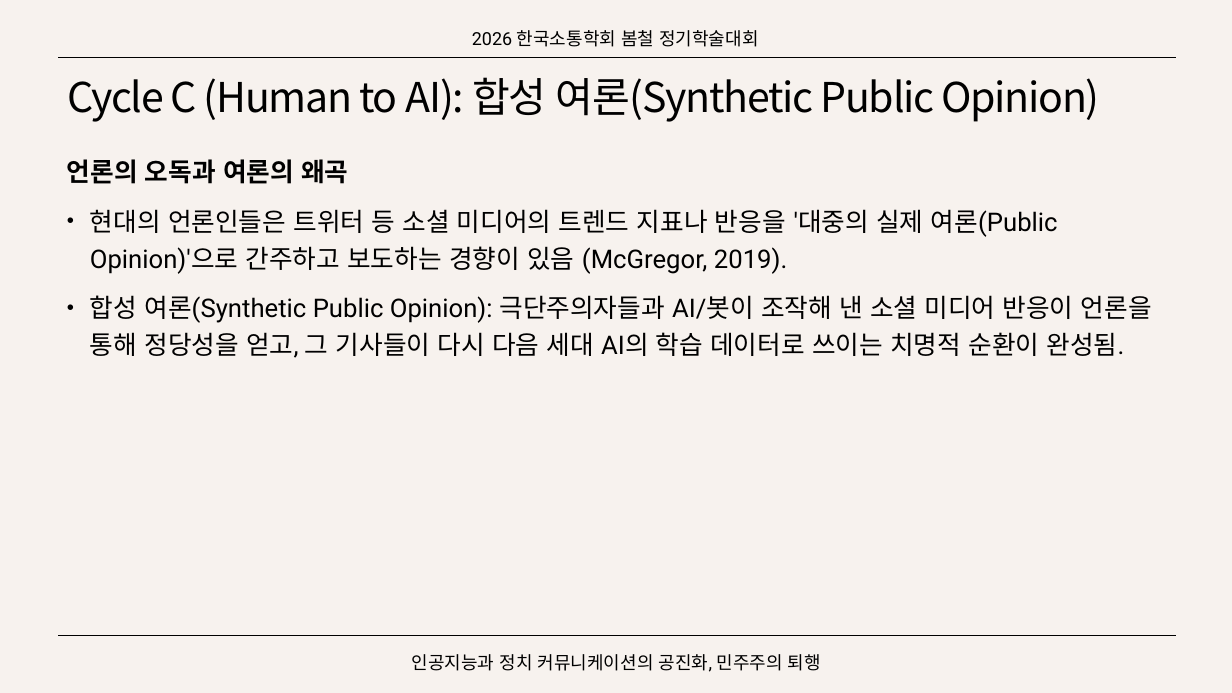
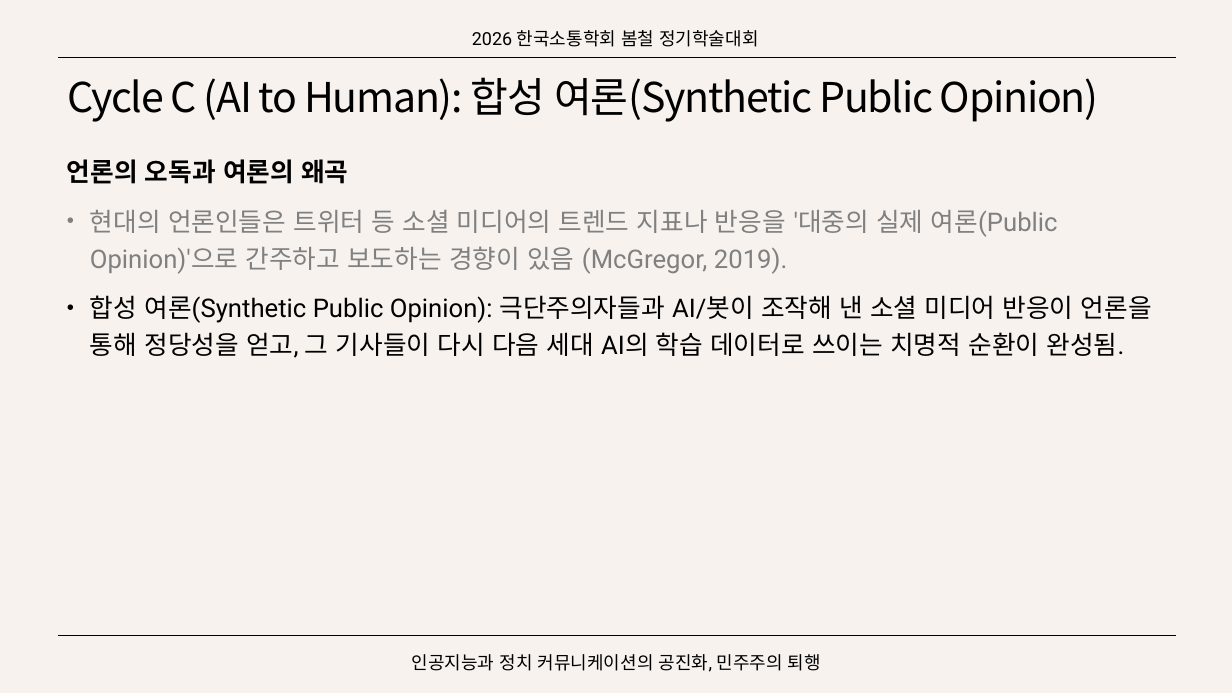
Before and after one commit to SongJongbeen/26-1, a slide deck: slide 9 of mac539/wk13_0527/presentation/13주 발제_송종빈.pptx. Drawn at 1232x693 pixels with LibreOffice and Linux fonts; fonts in the diff are those of the drawing. Boxes give left, top, right and bottom in pixels: in the first picture for what was removed or moved away, otherwise in the second. Text is boxed around its words. In the diff, an @@ line names an element or a change of style, - is before the commit and + after.

```diff
--- a/mac539/wk13_0527/presentation/13주 발제_송종빈.pptx
+++ b/mac539/wk13_0527/presentation/13주 발제_송종빈.pptx
@@ title at bbox=[67, 77, 1099, 122]: text changed @@
-Cycle C (Human to AI): 합성 여론(Synthetic Public Opinion)
+Cycle C (AI to Human): 합성 여론(Synthetic Public Opinion)
@@ text at bbox=[90, 210, 1058, 274]: text colour #000000 to #808080 in "현대의 언론인들은 트위터 등 소셜 미디어의 트렌드 ..." @@
```
Also in this commit, not shown: 10 other slides changed, 7 slides added, 3 other files.
